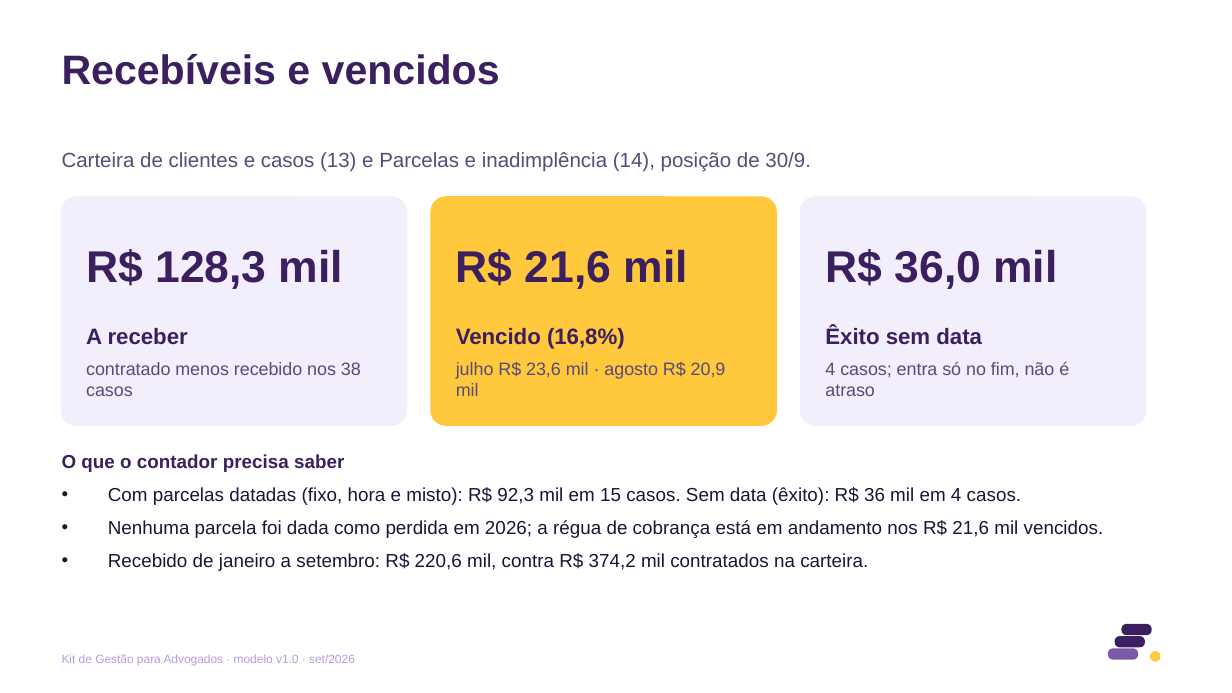
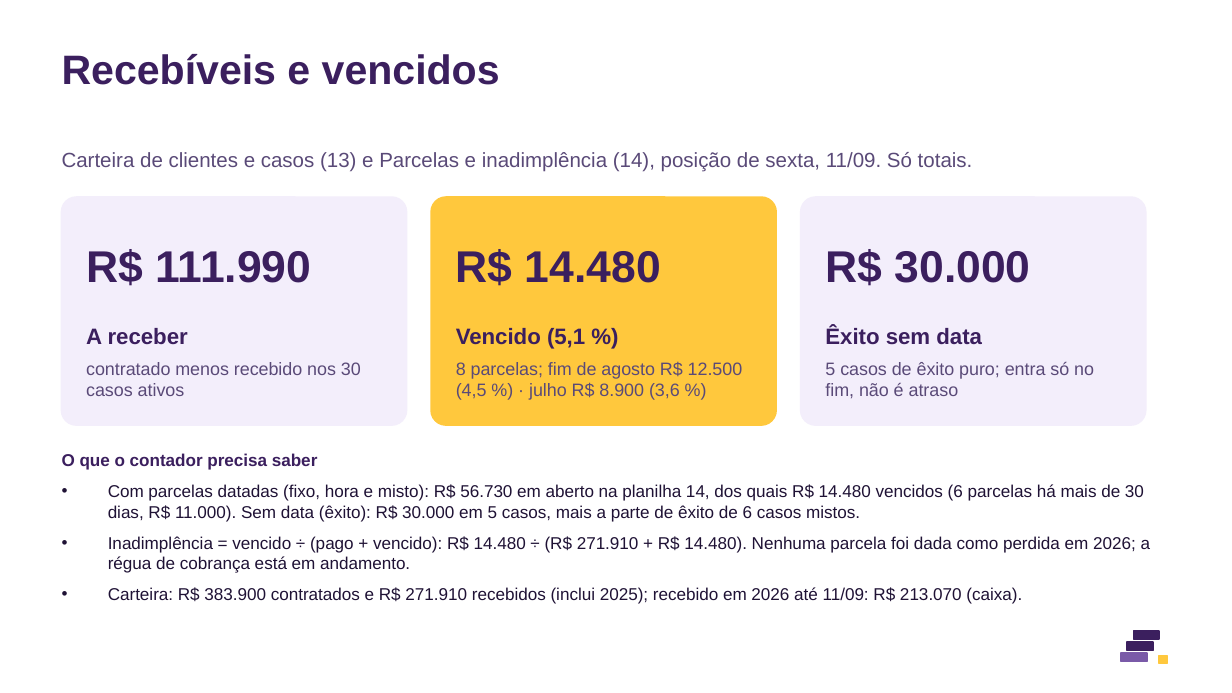
Before and after one commit to eduardomtzz/claude-code, a slide deck: slide 5 of projetos/gestao-ia-planilhas/produto/kit-advogados/29-modelo-carteira-para-o-contador-8-slides.pptx. Drawn at 1232x693 pixels with LibreOffice and Linux fonts; fonts in the diff are those of the drawing. Boxes give left, top, right and bottom in pixels: in the first picture for what was removed or moved away, otherwise in the second. Text is boxed around its words. In the diff, an @@ line names an element or a change of style, - is before the commit and + after.

```diff
--- a/projetos/gestao-ia-planilhas/produto/kit-advogados/29-modelo-carteira-para-o-contador-8-slides.pptx
+++ b/projetos/gestao-ia-planilhas/produto/kit-advogados/29-modelo-carteira-para-o-contador-8-slides.pptx
@@ text at (x1=62, y1=152, x2=973, y2=172): text changed @@
-Carteira de clientes e casos (13) e Parcelas e inadimplência (14), posição de 30/9.
+Carteira de clientes e casos (13) e Parcelas e inadimplência (14), posição de sexta, 11/09. Só totais.
@@ text at (x1=86, y1=249, x2=311, y2=286): text changed @@
-R$ 128,3 mil
+R$ 111.990
@@ text at (x1=456, y1=249, x2=661, y2=286): text changed @@
-R$ 21,6 mil
+R$ 14.480
@@ text at (x1=825, y1=249, x2=1031, y2=286): text changed @@
-R$ 36,0 mil
+R$ 30.000
@@ text at (x1=456, y1=328, x2=585, y2=349): text changed @@
-Vencido (16,8%)
+Vencido (5,1 %)
@@ text at (x1=86, y1=362, x2=361, y2=396): text changed @@
-contratado menos recebido nos 38 casos
+contratado menos recebido nos 30 casos ativos
@@ text at (x1=456, y1=362, x2=743, y2=400): text changed @@
-julho R$ 23,6 mil · agosto R$ 20,9 mil
+8 parcelas; fim de agosto R$ 12.500 (4,5 %) · julho R$ 8.900 (3,6 %)
@@ text at (x1=825, y1=362, x2=1094, y2=398): text changed @@
-4 casos; entra só no fim, não é atraso
+5 casos de êxito puro; entra só no fim, não é atraso
@@ text at (x1=62, y1=453, x2=318, y2=470): size 11 to 10 pt in "O que o contador precisa saber" @@
@@ text at (x1=108, y1=484, x2=1151, y2=604): text changed; size 11 to 10 pt @@
-• Com parcelas datadas (fixo, hora e misto): R$ 92,3 mil em 15 casos. Sem data (êxito): R$ 36 mil em 4 casos.
-• Nenhuma parcela foi dada como perdida em 2026; a régua de cobrança está em andamento nos R$ 21,6 mil vencidos.
-• Recebido de janeiro a setembro: R$ 220,6 mil, contra R$ 374,2 mil contratados na carteira.
+• Com parcelas datadas (fixo, hora e misto): R$ 56.730 em aberto na planilha 14, dos quais R$ 14.480 vencidos (6 parcelas há mais de 30 dias, R$ 11.000). Sem data (êxito): R$ 30.000 em 5 casos, mais a parte de êxito de 6 casos mistos.
+• Inadimplência = vencido ÷ (pago + vencido): R$ 14.480 ÷ (R$ 271.910 + R$ 14.480). Nenhuma parcela foi dada como perdida em 2026; a régua de cobrança está em andamento.
+• Carteira: R$ 383.900 contratados e R$ 271.910 recebidos (inclui 2025); recebido em 2026 até 11/09: R$ 213.070 (caixa).
@@ rounded rectangle removed at (x1=1122, y1=625, x2=1151, y2=634) @@
@@ text removed at (x1=62, y1=654, x2=355, y2=666) @@
-Kit de Gestão para Advogados · modelo v1.0 · set/2026
@@ rounded rectangle removed at (x1=1109, y1=649, x2=1137, y2=659) @@
@@ rounded rectangle removed at (x1=1115, y1=637, x2=1143, y2=647) @@
@@ rectangle added at (x1=1121, y1=653, x2=1147, y2=662), fill #7A5AA8, outline #7A5AA8 1 pt @@
@@ rectangle added at (x1=1127, y1=642, x2=1153, y2=650), fill #3B1F5E, outline #3B1F5E 1 pt @@
@@ rectangle added at (x1=1133, y1=631, x2=1159, y2=639), fill #3B1F5E, outline #3B1F5E 1 pt @@
@@ ellipse removed at (x1=1151, y1=652, x2=1159, y2=660) @@
@@ rectangle added at (x1=1159, y1=655, x2=1168, y2=664), fill #FFC83D, outline #FFC83D 1 pt @@
```
Also in this commit, not shown: 7 other slides changed, 47 other files.
